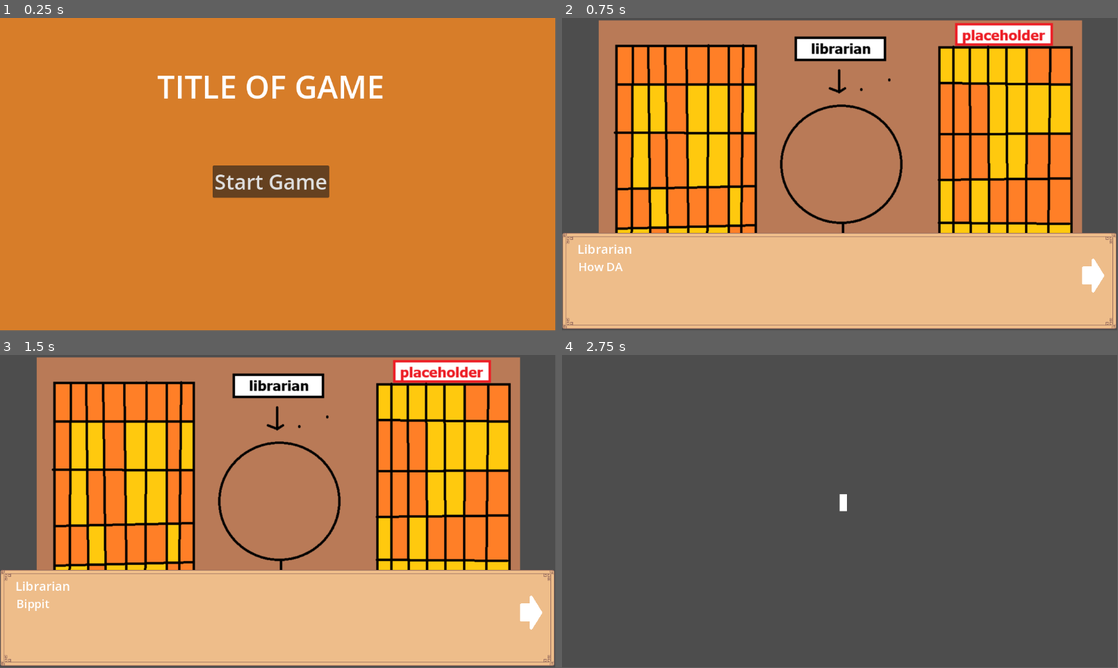
Above: before the commit, frames 1-4 (two rows, left to right).
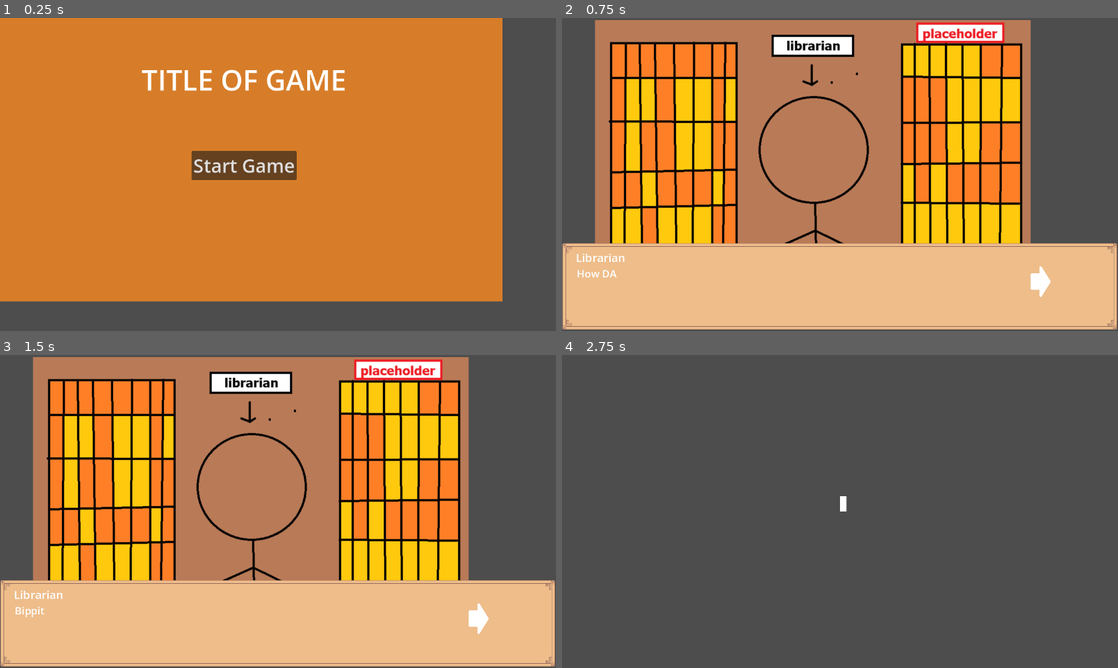
Above: after the commit, the same moments.

Repository: andrea14polanco/brackeys-killer-m-creations
Game: Godot game, scene res://scenes/mainmenu/main_menu.tscn
Same seed, same stepped clock (60 frames per second), same inputs: the game is played once before the commit and once after it.
Inputs (mouse positions are in pixels of both pictures, inside the frame that each line leads up to; where the layout moved, square brackets give the same spot in the first picture):
- Up to frame 1 (0.25 s): no input
- Up to frame 2 (0.75 s): click "Start Game" at 0.5 s
- Up to frame 3 (1.5 s): click (478, 617) [528, 611] at 1.25 s
- Up to frame 4 (2.75 s): click (1040, 617) [1090, 611] at 2 s
In our replay, the window is 799x449 before the commit and 800x450 after it. These sizes can differ from the game's own. Grey fills any space a smaller window leaves; there, only what the larger window draws over its background counts as a difference.

The runs differ from the first frame. In frame 1, 23% of the frame differs, in the area x 0-100%, y 0-100%; in frame 2, 40%; in frame 3, 40%; in frame 4, less than 0.1%.

Commit message:
Completed 2 basic decks with rotation and stairs

Diff:
--- a/project.godot
+++ b/project.godot
@@ -18,6 +18,11 @@
 [autoload]
 
 GameManager="*uid://dtchfobq3p6vd"
+
+[display]
+
+window/size/viewport_width=1280
+window/size/viewport_height=720
 
 [input]
 
--- a/prototypes/world/world_rotation_test.tscn
+++ b/prototypes/world/world_rotation_test.tscn
@@ -39,6 +39,7 @@
 
 [node name="Player" parent="." unique_id=330747409 instance=ExtResource("1_36p3q")]
 position = Vector2(46, -162)
+collision_mask = 6
 
 [node name="Camera2D" type="Camera2D" parent="Player" unique_id=173171308]
 
--- /dev/null
+++ b/scenes/levels/titanic/camera_2d.gd
@@ -0,0 +1,11 @@
+extends Camera2D
+
+
+# Called when the node enters the scene tree for the first time.
+func _ready() -> void:
+	pass # Replace with function body.
+
+
+# Called every frame. 'delta' is the elapsed time since the previous frame.
+func _process(delta: float) -> void:
+	pass
--- /dev/null
+++ b/scenes/levels/titanic/titanic.tscn
@@ -0,0 +1,144 @@
+[gd_scene format=3 uid="uid://bhcsdg82k8da3"]
+
+[ext_resource type="PackedScene" uid="uid://i04aicow4204" path="res://scenes/player/player.tscn" id="1_eqs6t"]
+[ext_resource type="Script" uid="uid://b7myjcp76j6el" path="res://scenes/levels/titanic/world.gd" id="1_itb0x"]
+[ext_resource type="PackedScene" uid="uid://6xhafq484y2j" path="res://scenes/checkpoint/checkpoint.tscn" id="2_18k4y"]
+
+[sub_resource type="RectangleShape2D" id="RectangleShape2D_god6p"]
+size = Vector2(351, 40.649414)
+
+[sub_resource type="RectangleShape2D" id="RectangleShape2D_m5je1"]
+size = Vector2(2500, 40)
+
+[sub_resource type="RectangleShape2D" id="RectangleShape2D_i7j87"]
+size = Vector2(629, 41)
+
+[sub_resource type="RectangleShape2D" id="RectangleShape2D_p0xke"]
+size = Vector2(4000, 58.665268)
+
+[sub_resource type="RectangleShape2D" id="RectangleShape2D_itb0x"]
+size = Vector2(262.5476, 20.972595)
+
+[node name="Titanic" type="Node2D" unique_id=1739797682]
+
+[node name="World" type="Node2D" parent="." unique_id=389389109]
+position = Vector2(818, -857)
+script = ExtResource("1_itb0x")
+
+[node name="Deck1" type="Node2D" parent="World" unique_id=18460099]
+
+[node name="UpperLimit" type="ColorRect" parent="World/Deck1" unique_id=699775216]
+offset_top = 250.0
+offset_right = 350.0
+offset_bottom = 290.0
+
+[node name="UpperLimitCollider" type="StaticBody2D" parent="World/Deck1/UpperLimit" unique_id=129261448]
+position = Vector2(-3, 1)
+scale = Vector2(1, 1.0086254)
+collision_layer = 2
+collision_mask = 0
+
+[node name="CollisionShape2D" type="CollisionShape2D" parent="World/Deck1/UpperLimit/UpperLimitCollider" unique_id=399088289]
+position = Vector2(178.5, 19.333252)
+scale = Vector2(1, 1.0606145)
+shape = SubResource("RectangleShape2D_god6p")
+
+[node name="UpperLimit2" type="ColorRect" parent="World/Deck1" unique_id=1276798964]
+offset_left = 550.0
+offset_top = 250.0
+offset_right = 3050.0
+offset_bottom = 290.0
+
+[node name="UpperLimitCollider" type="StaticBody2D" parent="World/Deck1/UpperLimit2" unique_id=1033511816]
+position = Vector2(-3, 1)
+collision_layer = 2
+collision_mask = 0
+
+[node name="CollisionShape2D" type="CollisionShape2D" parent="World/Deck1/UpperLimit2/UpperLimitCollider" unique_id=842930276]
+position = Vector2(1253, 19)
+shape = SubResource("RectangleShape2D_m5je1")
+
+[node name="UpperLimit3" type="ColorRect" parent="World/Deck1" unique_id=212473535]
+offset_left = 3371.0
+offset_top = 250.0
+offset_right = 4001.0
+offset_bottom = 290.0
+
+[node name="UpperLimitCollider" type="StaticBody2D" parent="World/Deck1/UpperLimit3" unique_id=1505980718]
+position = Vector2(-3, 1)
+collision_layer = 2
+collision_mask = 0
+
+[node name="CollisionShape2D" type="CollisionShape2D" parent="World/Deck1/UpperLimit3/UpperLimitCollider" unique_id=2044291308]
+position = Vector2(317.5, 18.5)
+scale = Vector2(1.0001215, 1)
+shape = SubResource("RectangleShape2D_i7j87")
+
+[node name="LowerLimit" type="ColorRect" parent="World/Deck1" unique_id=1772140192]
+offset_top = 598.0
+offset_right = 4000.0
+offset_bottom = 638.0
+
+[node name="StaticBody2D" type="StaticBody2D" parent="World/Deck1/LowerLimit" unique_id=1935835091]
+position = Vector2(-3, 0)
+collision_layer = 2
+collision_mask = 0
+
+[node name="CollisionShape2D" type="CollisionShape2D" parent="World/Deck1/LowerLimit/StaticBody2D" unique_id=985848045]
+position = Vector2(2003, 20)
+scale = Vector2(1, 0.68183476)
+shape = SubResource("RectangleShape2D_p0xke")
+
+[node name="Deck2" type="Node2D" parent="World" unique_id=642445485]
+
+[node name="ColorRect" type="ColorRect" parent="World/Deck2" unique_id=1394126886]
+offset_top = -90.0
+offset_right = 4000.0
+offset_bottom = -50.0
+
+[node name="Stairs" type="StaticBody2D" parent="World" unique_id=1633418102]
+position = Vector2(3011, 564.0001)
+rotation = -0.7853982
+collision_layer = 2
+collision_mask = 0
+
+[node name="ColorRect" type="ColorRect" parent="World/Stairs" unique_id=666787617]
+offset_right = 40.0
+offset_bottom = 40.0
+scale = Vector2(11.926172, 1)
+color = Color(0.670063, 0.40627286, 0.036969613, 1)
+
+[node name="CollisionShape2D" type="CollisionShape2D" parent="World/Stairs" unique_id=1364159004]
+position = Vector2(240.41675, 3.8894043)
+scale = Vector2(1.8152493, 0.5732037)
+shape = SubResource("RectangleShape2D_itb0x")
+one_way_collision = true
+
+[node name="Player" parent="World" unique_id=330747409 instance=ExtResource("1_eqs6t")]
+position = Vector2(36, 183)
+
+[node name="Camera2D" type="Camera2D" parent="World/Player" unique_id=2008680599]
+
+[node name="Checkpoints" type="Node2D" parent="World" unique_id=2138548016]
+position = Vector2(803, 527)
+
+[node name="Checkpoint" parent="World/Checkpoints" unique_id=2093896556 instance=ExtResource("2_18k4y")]
+position = Vector2(378, 111)
+target_angle = -10.0
+
+[node name="Checkpoint2" parent="World/Checkpoints" unique_id=92993232 instance=ExtResource("2_18k4y")]
+position = Vector2(1182, 111)
+target_angle = -20.0
+
+[node name="Checkpoint3" parent="World/Checkpoints" unique_id=1226359733 instance=ExtResource("2_18k4y")]
+position = Vector2(1968, 111)
+target_angle = -30.0
+
+[node name="Checkpoint4" parent="World/Checkpoints" unique_id=232646504 instance=ExtResource("2_18k4y")]
+position = Vector2(2828, 111)
+target_angle = -45.0
+
+[connection signal="player_walked_through" from="World/Checkpoints/Checkpoint" to="World" method="_on_checkpoint_player_walked_through"]
+[connection signal="player_walked_through" from="World/Checkpoints/Checkpoint2" to="World" method="_on_checkpoint_2_player_walked_through"]
+[connection signal="player_walked_through" from="World/Checkpoints/Checkpoint3" to="World" method="_on_checkpoint_3_player_walked_through"]
+[connection signal="player_walked_through" from="World/Checkpoints/Checkpoint4" to="World" method="_on_checkpoint_4_player_walked_through"]
--- /dev/null
+++ b/scenes/levels/titanic/world.gd
@@ -0,0 +1,22 @@
+extends Node2D
+
+
+
+func _on_checkpoint_player_walked_through(angle: Variant) -> void:
+	rotate_smoothly(angle)
+
+
+func _on_checkpoint_2_player_walked_through(angle: Variant) -> void:
+	rotate_smoothly(angle)
+
+
+func _on_checkpoint_3_player_walked_through(angle: Variant) -> void:
+	rotate_smoothly(angle)
+
+
+func _on_checkpoint_4_player_walked_through(angle: Variant) -> void:
+	rotate_smoothly(angle)
+
+func rotate_smoothly(angle):
+	var tween = get_tree().create_tween()
+	tween.tween_property($".", "rotation_degrees", angle, 1.0)
--- a/scenes/player/player.gd
+++ b/scenes/player/player.gd
@@ -3,6 +3,7 @@
 
 const SPEED = 300.0
 const JUMP_VELOCITY = -400.0
+
 
 
 func _physics_process(delta: float) -> void:
Not shown, added: scenes/levels/titanic/camera_2d.gd.uid
Not shown, added: scenes/levels/titanic/world.gd.uid
